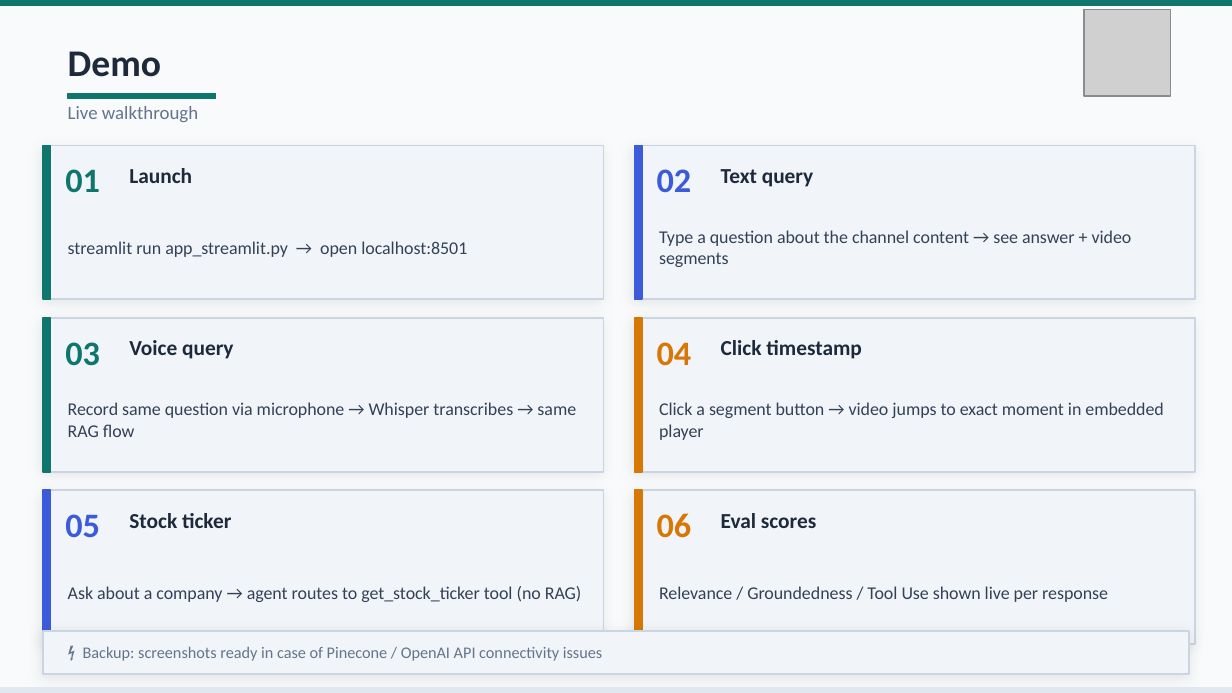
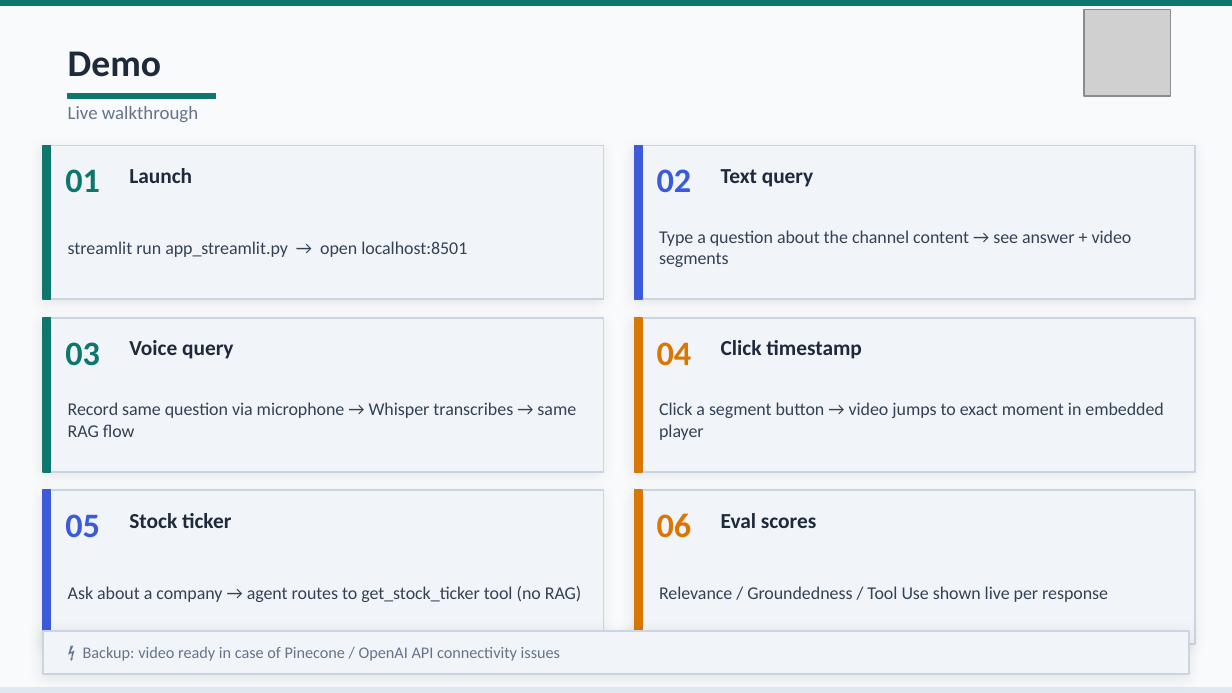
Before and after one commit to biancaene/ironhack_project_chatbot, a slide deck: slide 9 of presentation/presentation_youtube_qa_chatbot.pptx. Drawn at 1232x693 pixels with LibreOffice and Linux fonts; fonts in the diff are those of the drawing; grey boxes stand for pictures. Boxes give left, top, right and bottom in pixels: in the first picture for what was removed or moved away, otherwise in the second. Text is boxed around its words. In the diff, an @@ line names an element or a change of style, - is before the commit and + after.

```diff
--- a/presentation/presentation_youtube_qa_chatbot.pptx
+++ b/presentation/presentation_youtube_qa_chatbot.pptx
@@ text at (83, 647, 560, 661): text changed @@
-⚡ Backup: screenshots ready in case of Pinecone / OpenAI API connectivity issues
+⚡ Backup: video ready in case of Pinecone / OpenAI API connectivity issues
```
Also in this commit, not shown: 6 other slides changed.
